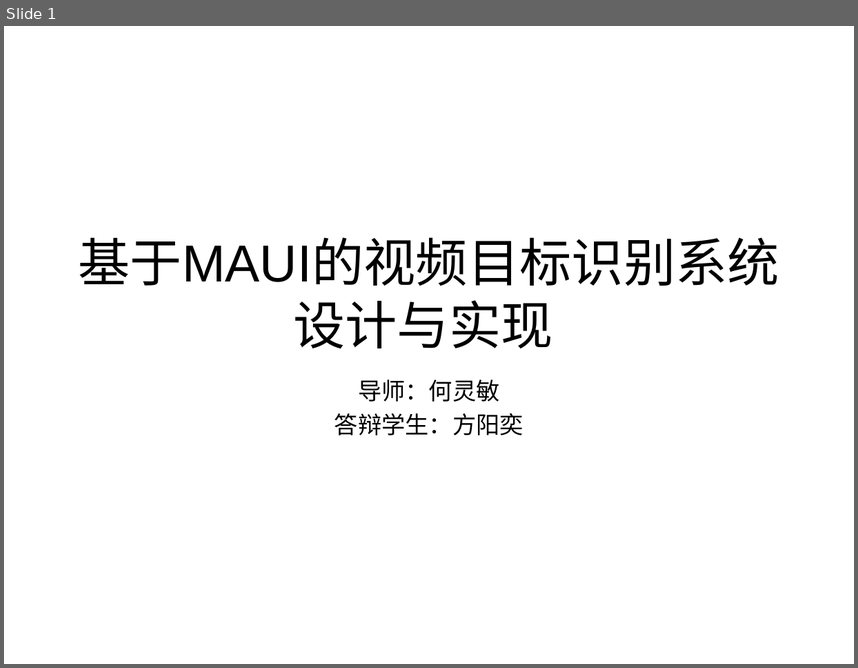
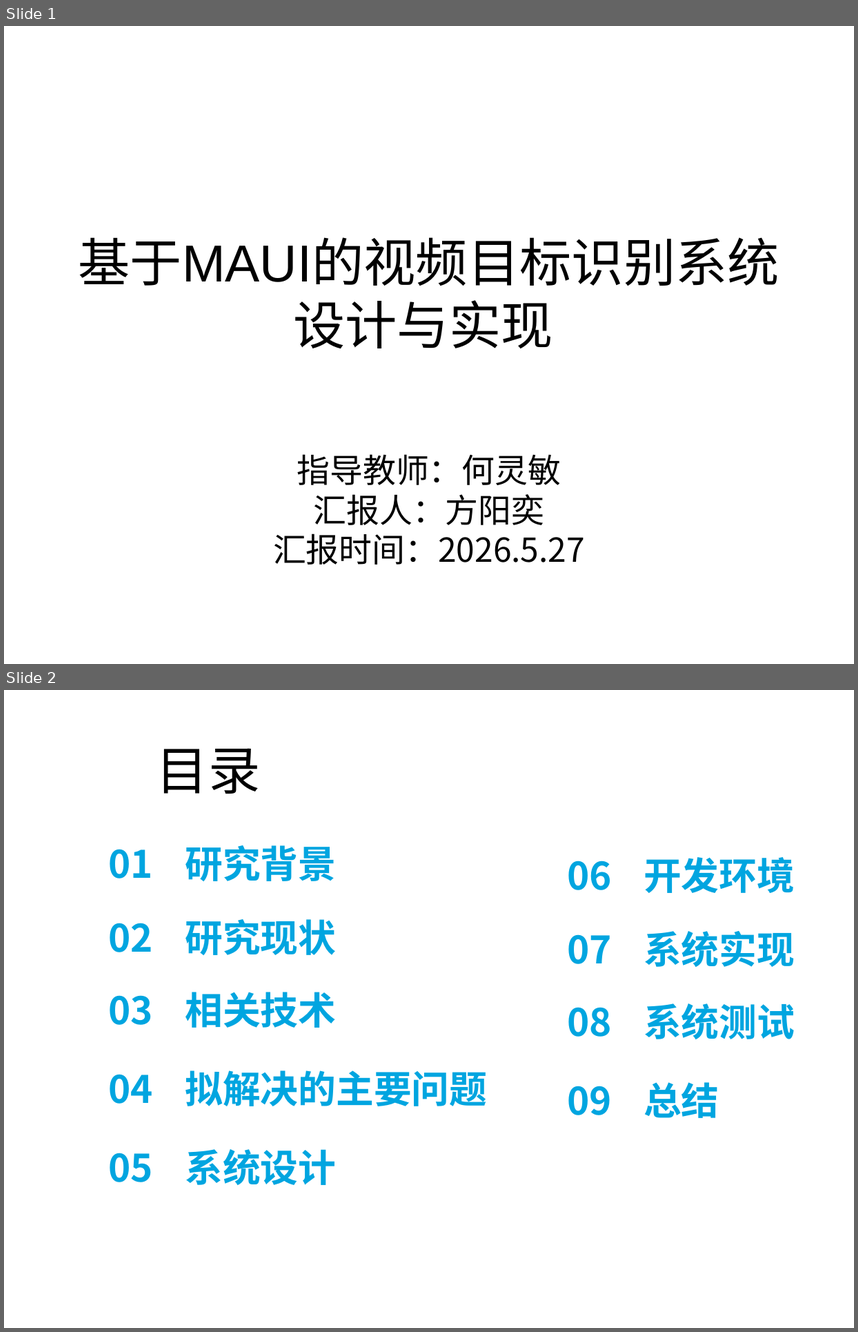
Before and after one commit to sanwan0104/maui_yolo_v1, a slide deck: 汇报.ppt. Shown one above the other, each under a label of ours: slide 1 before the commit, slides 1 and 2 after it. The pictures are 858x668 and 858x1332 pixels, drawn with LibreOffice and Linux fonts; fonts in the diff are those of the drawing; background and template pictures are left out. Boxes give left, top, right and bottom in pixels: in the first picture for what was removed or moved away, otherwise in the second. Text is boxed around its words. In the diff, an @@ line names an element or a change of style, - is before the commit and + after.

```diff
--- a/汇报.ppt
+++ b/汇报.ppt
@@ slide 2 added at [4,690,854,1328], background picture (left out) @@
@@ title added at [156,748,261,794], 44 pt, text #000000 @@
+目录
@@ text added at [109,845,336,881], 32 pt, text #00A5E0, bold @@
+01 研究背景
@@ text added at [567,857,795,893], 32 pt, text #00A5E0, bold @@
+06 开发环境
@@ text added at [109,919,336,955], 32 pt, text #00A5E0, bold @@
+02 研究现状
@@ text added at [567,931,795,967], 32 pt, text #00A5E0, bold @@
+07 系统实现
@@ text added at [109,992,336,1027], 32 pt, text #00A5E0, bold @@
+03 相关技术
@@ text added at [567,1003,795,1039], 32 pt, text #00A5E0, bold @@
+08 系统测试
@@ text added at [109,1070,487,1106], 32 pt, text #00A5E0, bold @@
+04 拟解决的主要问题
@@ text added at [567,1082,720,1118], 32 pt, text #00A5E0, bold @@
+09 总结
@@ text added at [109,1149,336,1185], 32 pt, text #00A5E0, bold @@
+05 系统设计
@@ slide 1 changed as well @@
@@ text at [273,454,585,564]: text changed; size 20 to 28 pt; font Arial to Noto Sans CJK SC @@
-导师：何灵敏
-答辩学生：方阳奕
+指导教师：何灵敏
+汇报人：方阳奕
+汇报时间：2026.5.27
```
Also in this commit, not shown: 6 other slides added, 1 slide removed, 1 other file.
